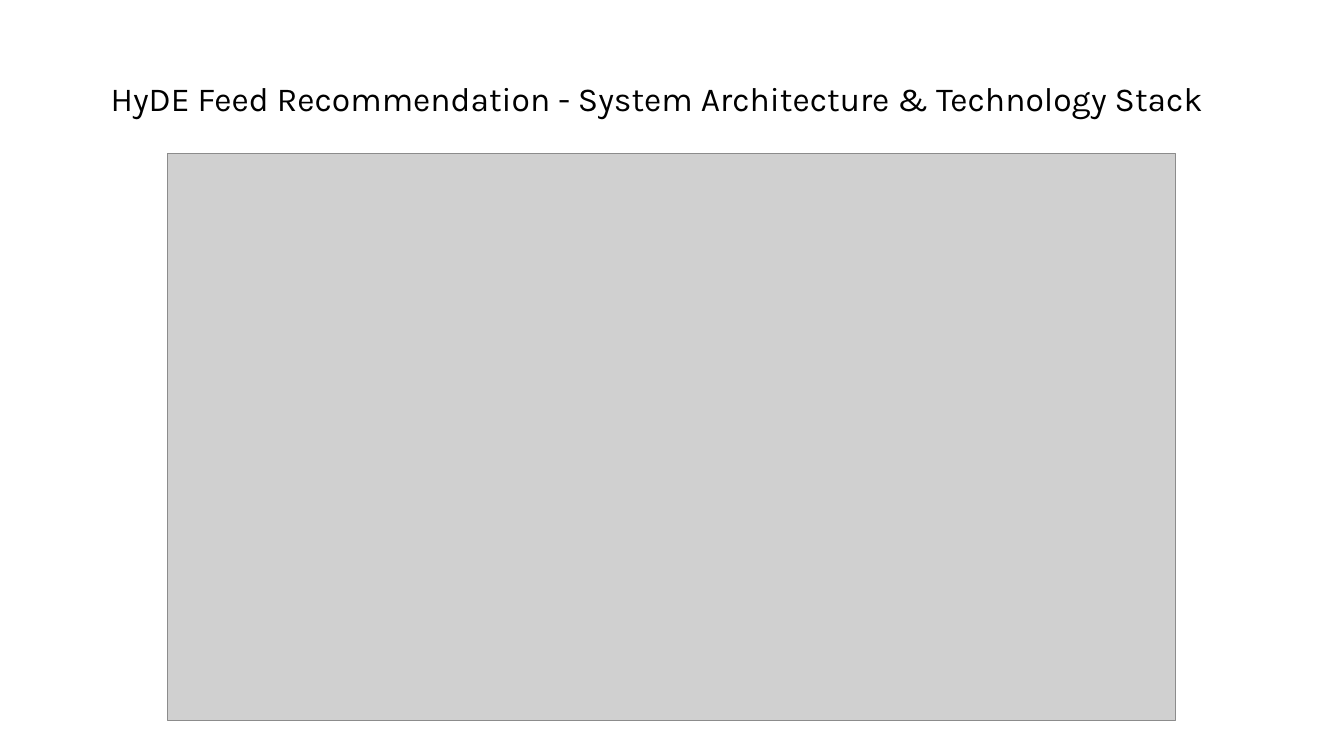
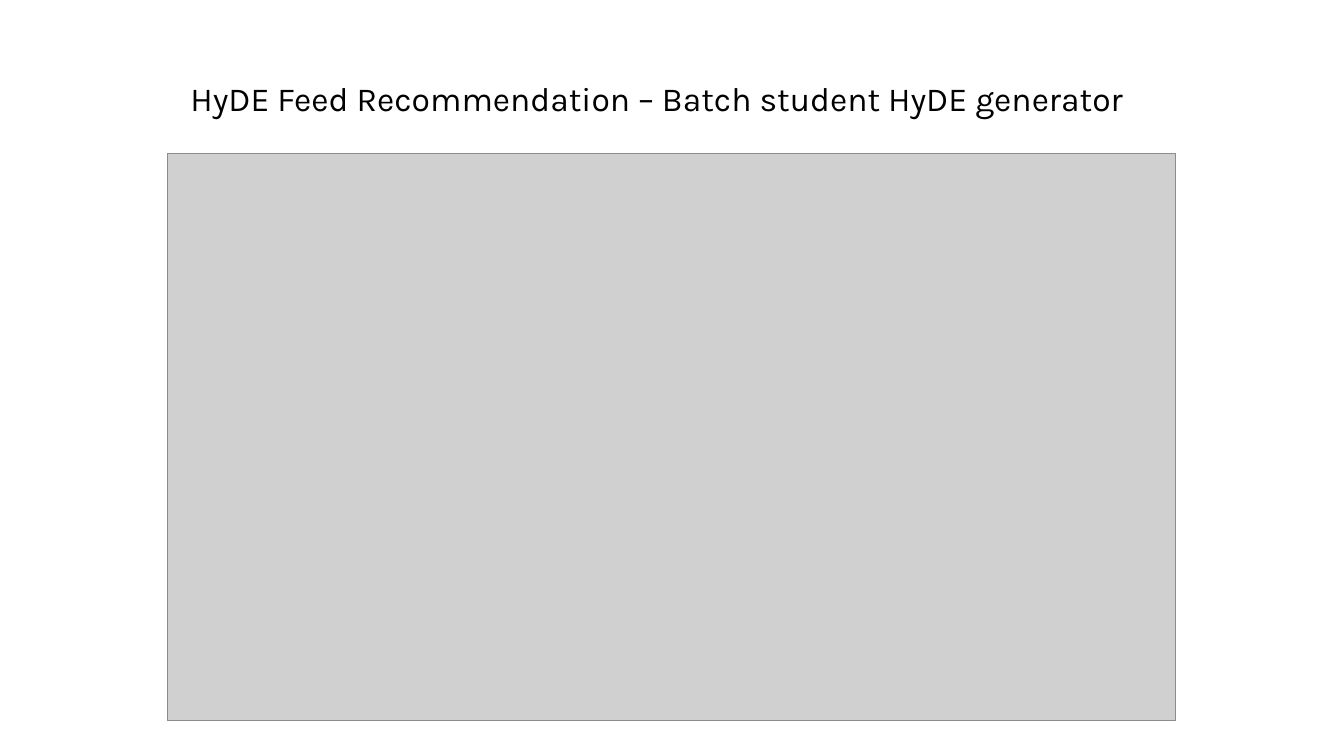
Before and after one commit to TunKedsaro/Hyde, a slide deck: slide 22 of logs/Ghostdeck.pptx. Drawn at 1344x756 pixels with LibreOffice and Linux fonts; fonts in the diff are those of the drawing; grey boxes stand for pictures. Boxes give left, top, right and bottom in pixels: in the first picture for what was removed or moved away, otherwise in the second. Text is boxed around its words. In the diff, an @@ line names an element or a change of style, - is before the commit and + after.

```diff
--- a/logs/Ghostdeck.pptx
+++ b/logs/Ghostdeck.pptx
@@ text at <box>190,88,1122,120</box>: text changed @@
-HyDE Feed Recommendation - System Architecture & Technology Stack
+HyDE Feed Recommendation – Batch student HyDE generator
```
Also in this commit, not shown: 4 other slides changed, 2 slides added, 3 other files.
